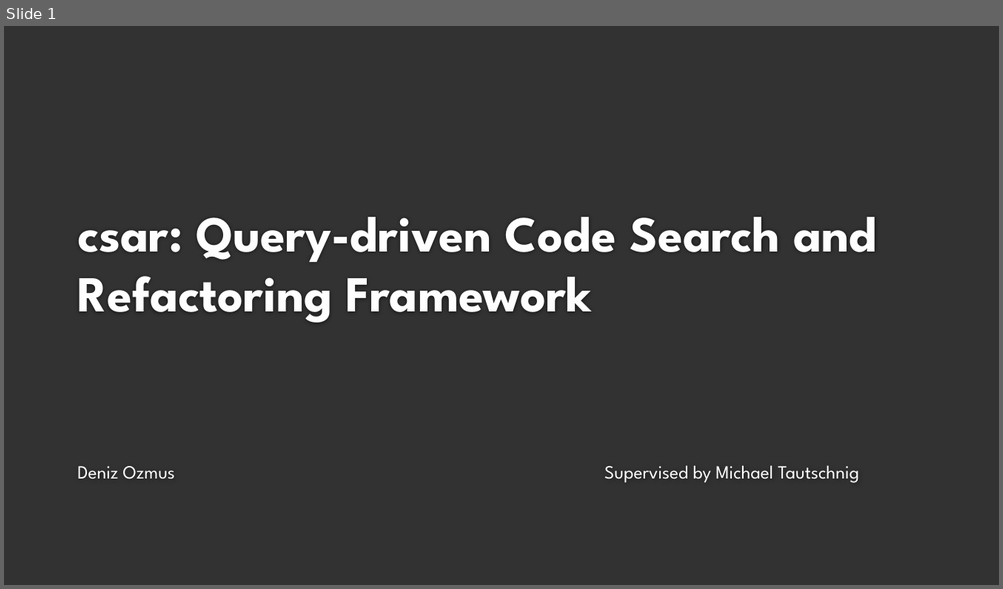
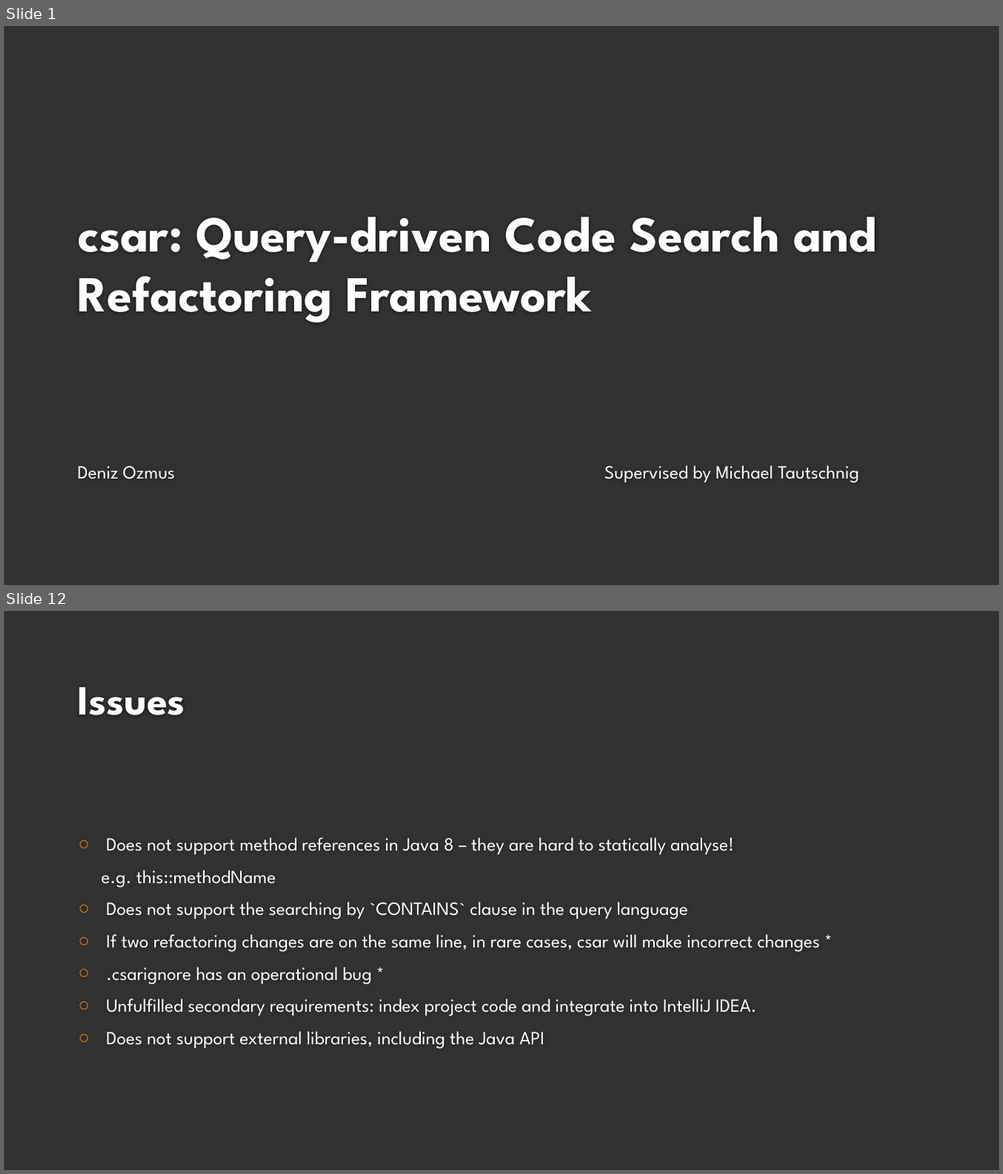
Before and after one commit to dozmus/csar, a slide deck: design-docs/Viva.pptx. Shown one above the other, each under a label of ours: slide 1 before the commit, slides 1 and 12 after it; the slides between them are not shown. The pictures are 1003x589 and 1003x1174 pixels, drawn with LibreOffice and Linux fonts; fonts in the diff are those of the drawing; background and template pictures are left out. Boxes give left, top, right and bottom in pixels: in the first picture for what was removed or moved away, otherwise in the second. Text is boxed around its words. In the diff, an @@ line names an element or a change of style, - is before the commit and + after.

```diff
--- a/design-docs/Viva.pptx
+++ b/design-docs/Viva.pptx
@@ slide 12 added at (4,611,999,1170), background #323232 @@
@@ title added at (77,687,185,715), 40 pt, text #FEFEFE, bold @@
+Issues
@@ text added at (101,837,820,1049), 18 pt, text #FFFFFF @@
+○ Does not support method references in Java 8 – they are hard to statically analyse!
+e.g. this::methodName
+○ Does not support the searching by `CONTAINS` clause in the query language
+○ If two refactoring changes are on the same line, in rare cases, csar will make incorrect changes *
+○ .csarignore has an operational bug *
+○ Unfulfilled secondary requirements: index project code and integrate into IntelliJ IDEA.
+○ Does not support external libraries, including the Java API
```
Also in this commit, not shown: 6 slides changed, 6 other slides added, 2 slides removed.
